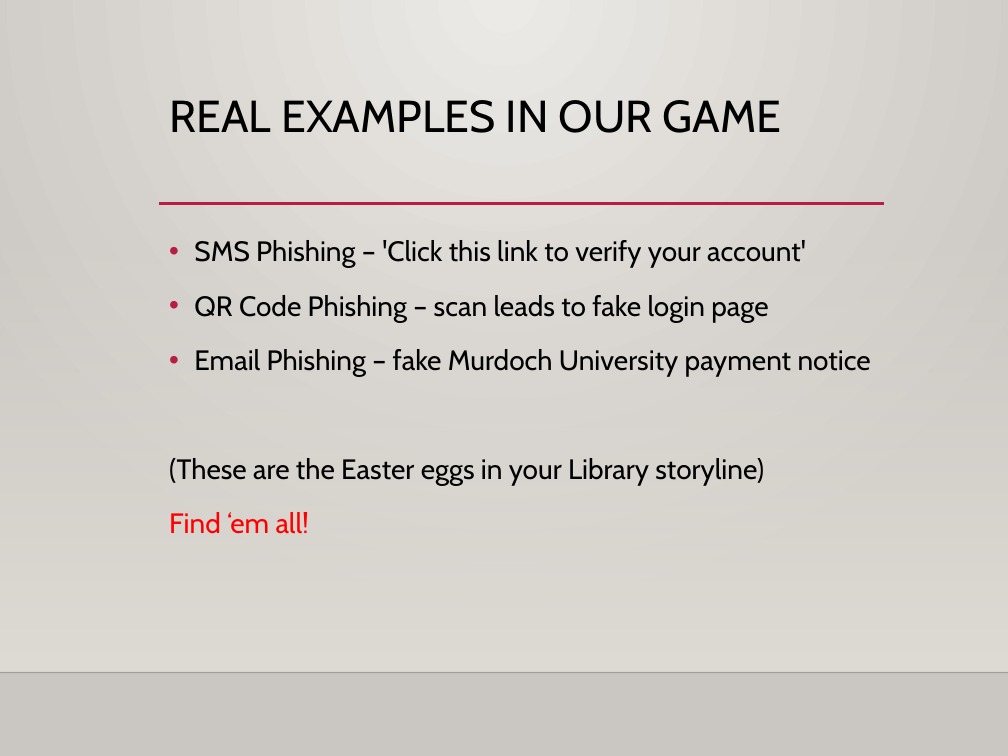
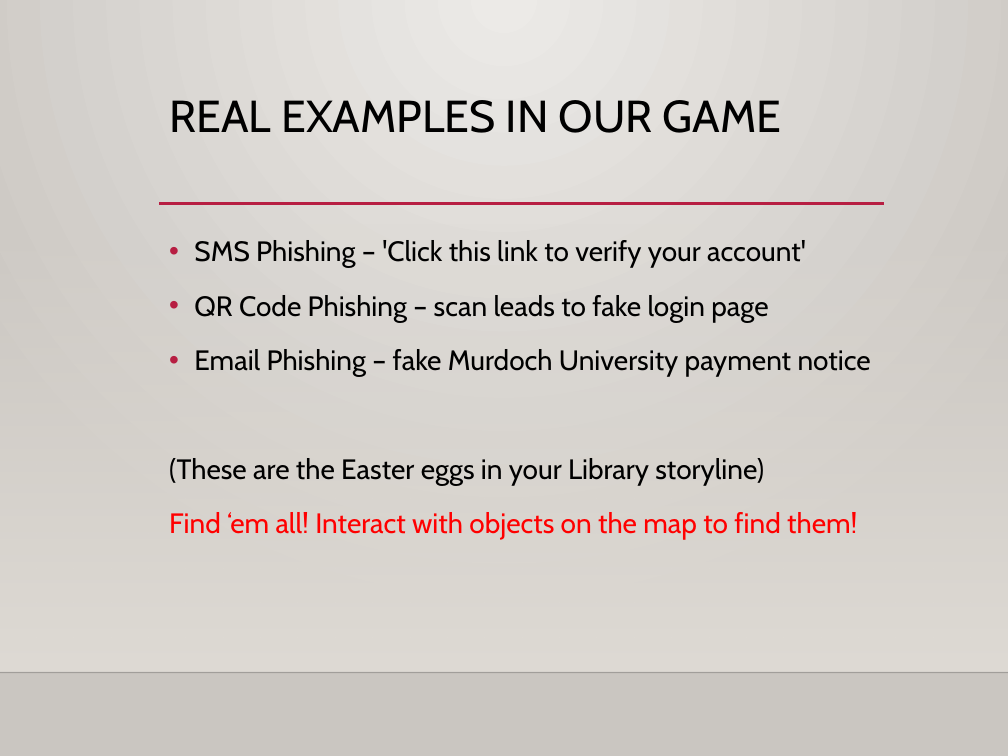
Before and after one commit to zoldyckd/cyberrangers, a slide deck: slide 3 of public/websitepopup/Phishing.pptx. Drawn at 1008x756 pixels with LibreOffice and Linux fonts; fonts in the diff are those of the drawing; background and template pictures are left out. Boxes give left, top, right and bottom in pixels: in the first picture for what was removed or moved away, otherwise in the second. Text is boxed around its words. In the diff, an @@ line names an element or a change of style, - is before the commit and + after.

```diff
--- a/public/websitepopup/Phishing.pptx
+++ b/public/websitepopup/Phishing.pptx
@@ text at <box>169,512,857,540</box>: text changed @@
-Find ‘em all!
+Find ‘em all! Interact with objects on the map to find them!
```
Also in this commit, not shown: 3 other files.
